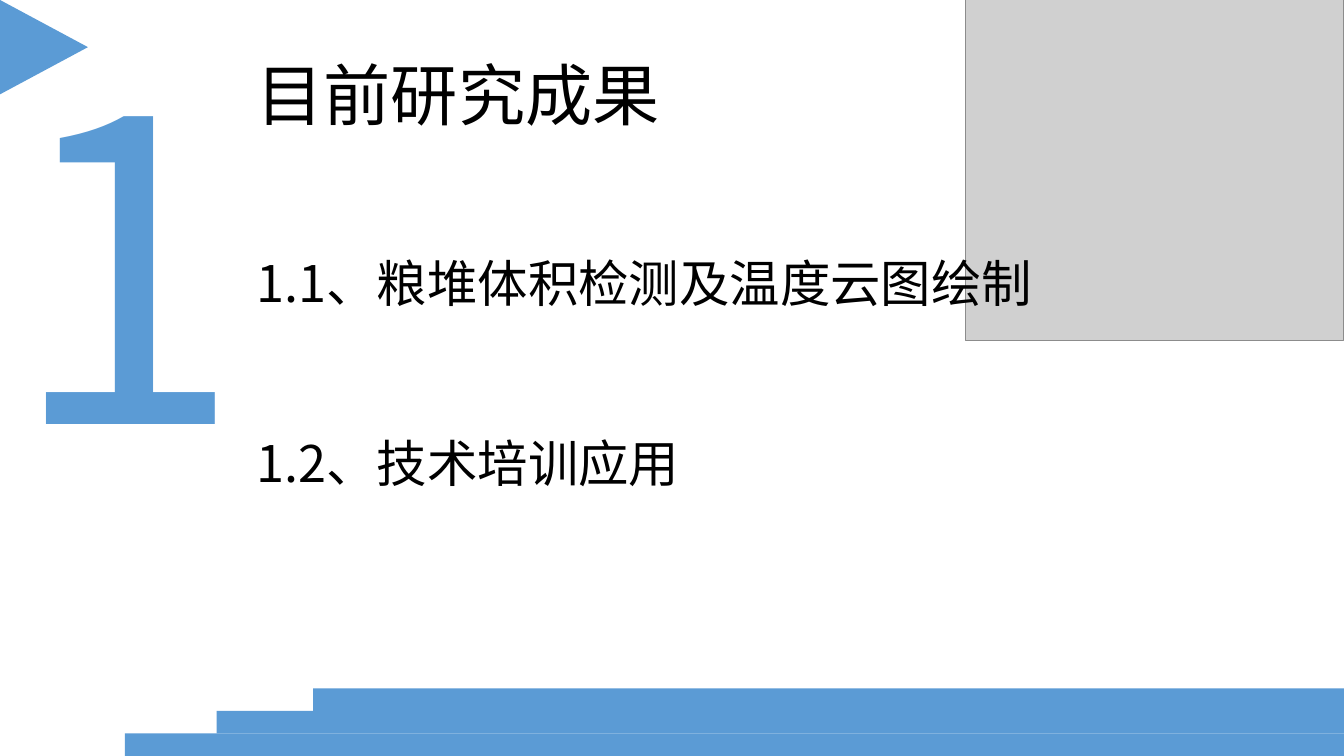
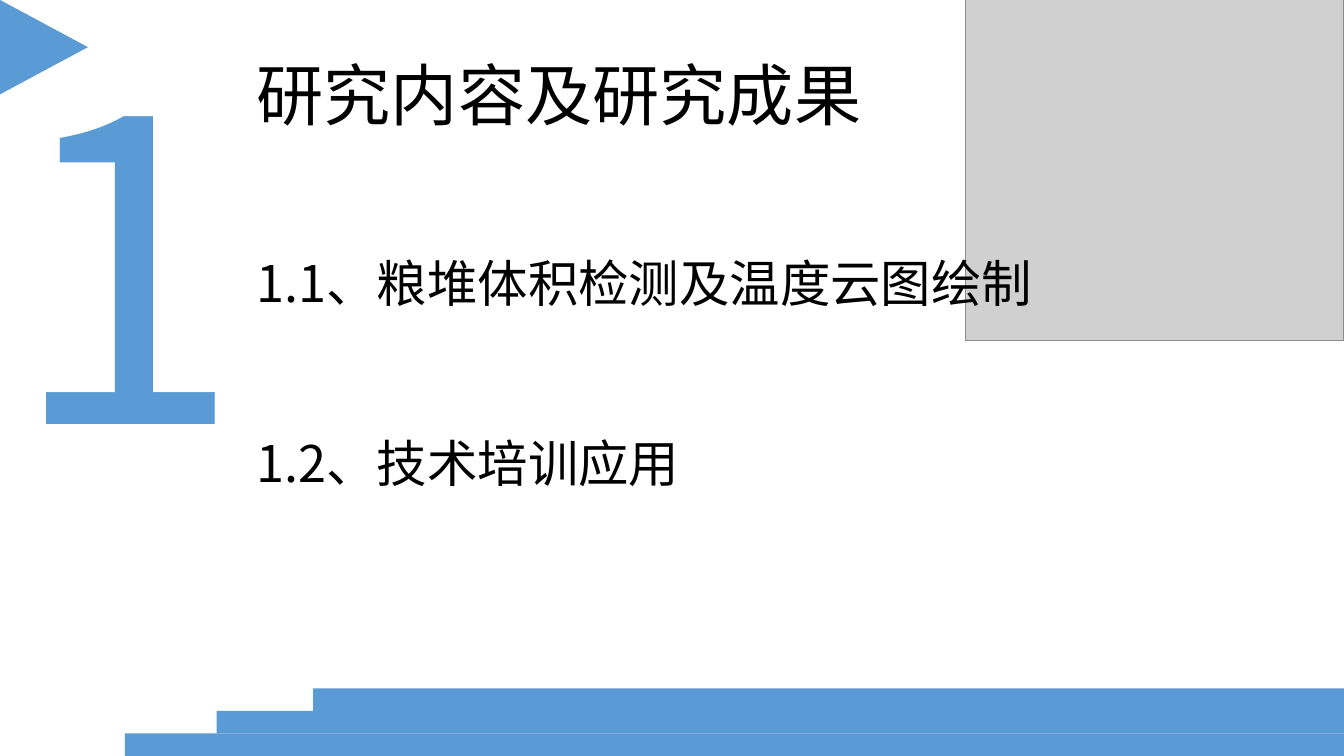
Before and after one commit to yangkaigithub/scada-task, a slide deck: slide 3 of 文档/毕设答辩.ppt. Drawn at 1344x756 pixels with LibreOffice and Linux fonts; fonts in the diff are those of the drawing; grey boxes stand for pictures. Boxes give left, top, right and bottom in pixels: in the first picture for what was removed or moved away, otherwise in the second. Text is boxed around its words. In the diff, an @@ line names an element or a change of style, - is before the commit and + after.

```diff
--- a/文档/毕设答辩.ppt
+++ b/文档/毕设答辩.ppt
@@ text at (257, 63, 862, 126): text changed @@
-目前研究成果
+研究内容及研究成果
```
Also in this commit, not shown: 15 other slides changed, 9 slides added, 4 slides removed, 6 other files.
